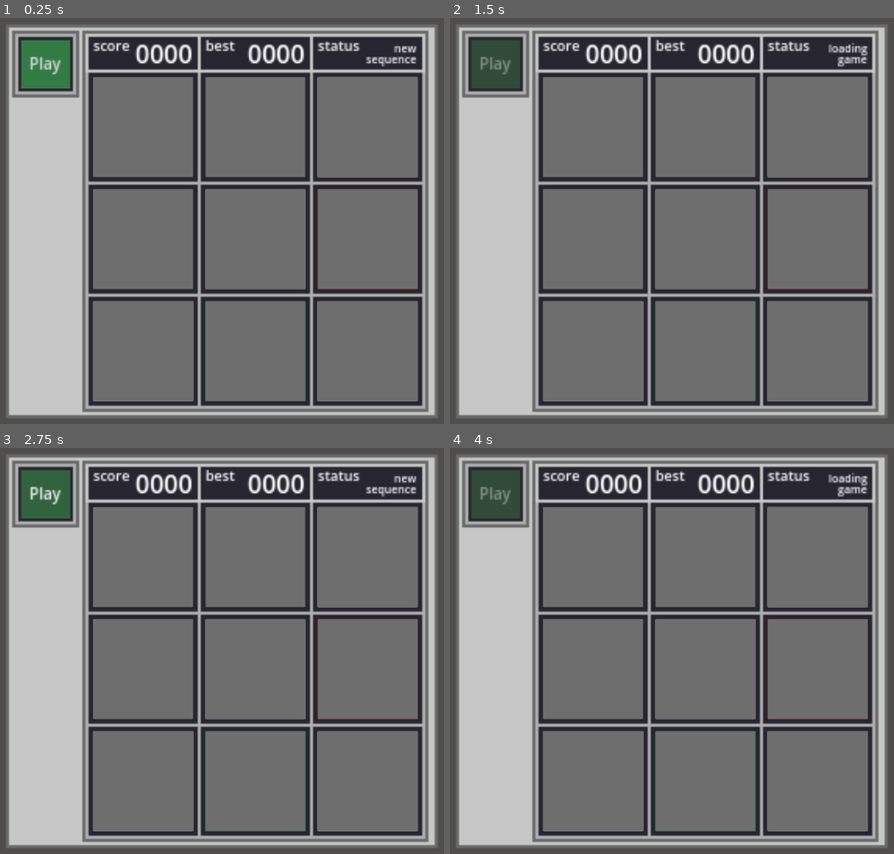
Above: before the commit, frames 1-4 (two rows, left to right).
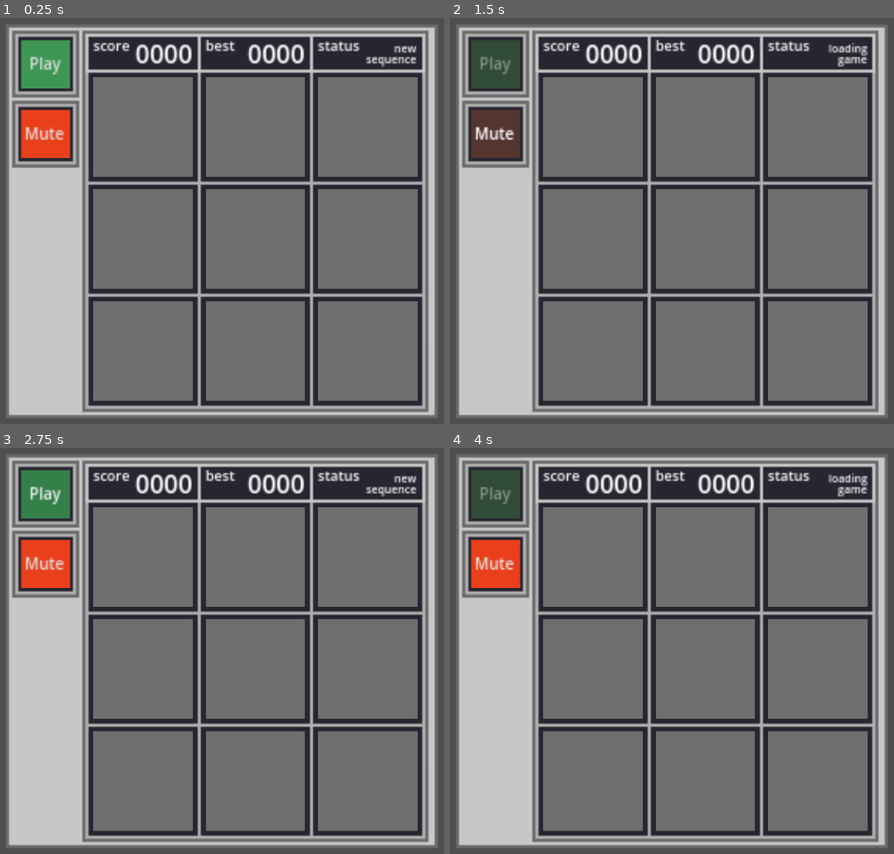
Above: after the commit, the same moments.

Repository: ethan-berkowitz/memoryGame
Game: Godot game, scene res://scenes/game.tscn
Same seed, same stepped clock (60 frames per second), same inputs: the game is played once before the commit and once after it.
Inputs (mouse positions are in pixels of both pictures, inside the frame that each line leads up to):
- Up to frame 1 (0.25 s): no input
- Up to frame 2 (1.5 s): click (494, 135) at 0.5 s, where only the run after the commit has a clickable "Mute"; click "Play" at 1.25 s
- Up to frame 3 (2.75 s): tap Enter at 2 s; tap C (C) at 2.1 s; tap R (R) at 2.3 s
- Up to frame 4 (4 s): click "Play" at 2.75 s; tap Space at 3.5 s; tap R (R) at 3.6 s; tap C (C) at 3.8 s

The runs differ from the first frame. In frame 1, 4.5% of the frame differs, in the area x 2-95%, y 5-95%; in frame 2, 3.4%; in frame 3, 4.5%; in frame 4, 3.4%.

Commit message:
added mute button and change display rate

Diff:
--- a/scenes/game.tscn
+++ b/scenes/game.tscn
@@ -10,16 +10,28 @@
 [ext_resource type="AudioStream" uid="uid://r243u3crc3aq" path="res://sounds/sequence_complete.mp3" id="8_5tvrg"]
 
 [sub_resource type="StyleBoxFlat" id="StyleBoxFlat_fvhv3"]
-bg_color = Color(0.196078, 0.482353, 0.270588, 1)
+bg_color = Color(0.243137, 0.588235, 0.333333, 1)
 
 [sub_resource type="StyleBoxFlat" id="StyleBoxFlat_v4rtc"]
-bg_color = Color(0.196078, 0.388235, 0.247059, 1)
+bg_color = Color(0.203922, 0.501961, 0.282353, 1)
 
 [sub_resource type="StyleBoxFlat" id="StyleBoxFlat_tnwdg"]
 bg_color = Color(0.196078, 0.482353, 0.270588, 1)
 
 [sub_resource type="StyleBoxFlat" id="StyleBoxFlat_cemhp"]
 bg_color = Color(0.188235, 0.294118, 0.215686, 1)
+
+[sub_resource type="StyleBoxFlat" id="StyleBoxFlat_iylu7"]
+bg_color = Color(0.913725, 0.247059, 0.105882, 1)
+
+[sub_resource type="StyleBoxFlat" id="StyleBoxFlat_kf17h"]
+bg_color = Color(0.85098, 0.227451, 0.101961, 1)
+
+[sub_resource type="StyleBoxFlat" id="StyleBoxFlat_tbums"]
+bg_color = Color(0.329412, 0.207843, 0.184314, 1)
+
+[sub_resource type="StyleBoxFlat" id="StyleBoxFlat_ac306"]
+bg_color = Color(0.490196, 0.164706, 0.0980392, 1)
 
 [node name="Game" type="Node2D"]
 
@@ -100,6 +112,21 @@
 theme_override_styles/disabled = SubResource("StyleBoxFlat_cemhp")
 text = "Play"
 
+[node name="MuteButton" type="Button" parent="Main"]
+offset_left = -150.0
+offset_top = -83.0
+offset_right = -119.0
+offset_bottom = -52.0
+focus_mode = 0
+mouse_default_cursor_shape = 2
+theme_override_font_sizes/font_size = 10
+theme_override_styles/normal = SubResource("StyleBoxFlat_iylu7")
+theme_override_styles/hover = SubResource("StyleBoxFlat_kf17h")
+theme_override_styles/pressed = SubResource("StyleBoxFlat_tbums")
+theme_override_styles/disabled = SubResource("StyleBoxFlat_ac306")
+toggle_mode = true
+text = "Mute"
+
 [node name="Labels" type="Node" parent="Main"]
 
 [node name="ScoreLabel" type="Label" parent="Main/Labels"]
--- a/scripts/main.gd
+++ b/scripts/main.gd
@@ -10,7 +10,7 @@
 @onready var b8: Button = $GridButtons/Button8
 @onready var b9: Button = $GridButtons/Button9
 @onready var play_button: Button = $PlayButton
-
+@onready var mute_button: Button = $MuteButton
 
 @onready var highscore_label = $Labels/HighscoreLabel
 @onready var score_label: Label = $Labels/ScoreLabel
@@ -40,15 +40,18 @@
 var		timer := 0.0
 
 # Round Start
-var		round_start_rate := 1
+const	round_start_rate := 1
 
 # Display
 enum	ds_states {START, DISPLAY_TIMER, IN_BETWEEN, LAST_TIMER}
+const	starting_display_rate := 1.0
+const 	min_display_rate := 0.25
+const	change_display_rate	:= 0.05
+const	display_in_between_rate := 0.25
+const	display_last_rate := 1.25
+const	correct_pattern_rate := 0.4
 var		ds_state := ds_states.START
-var		display_rate := 1
-var		display_in_between_rate := 0.1
-var		display_last_rate := 1.5
-var		correct_pattern_rate := 1
+var		display_rate := starting_display_rate
 
 # Patterns
 var		patterns = []
@@ -78,6 +81,12 @@
 func _process(delta):
 	if Input.is_action_just_pressed("R"):
 		get_tree().reload_current_scene()
+	if mute_button.button_pressed:
+		var bus_idx = AudioServer.get_bus_index("Master")
+		AudioServer.set_bus_mute(bus_idx, true)
+	else:
+		var bus_idx = AudioServer.get_bus_index("Master")
+		AudioServer.set_bus_mute(bus_idx, false)
 
 	match state:
 		states.START:
@@ -187,6 +196,7 @@
 
 func reset_game():
 	score = 0
+	display_rate = starting_display_rate
 	patterns.clear()
 	state = states.ROUND_START
 
@@ -202,16 +212,7 @@
 				buttons[i].correct = true
 				set_one_button_color(buttons[i], col_pressed)
 				if is_pattern_complete():
-					patterns_index += 1
-					highlight_correct_pattern()
-					status_label.text = txt_correct
-					if patterns_index < patterns.size():
-						status_label.text = txt_correct
-						snd_correct_pattern.play()
-					else:
-						status_label.text = txt_complete
-						snd_sequence_complete.play()
-					state = states.CORRECT_PATTERN
+					input_pattern_complete()
 					break
 				else:
 					snd_select.play()
@@ -222,6 +223,20 @@
 				status_label.text = txt_wrong
 				state = states.GAMEOVER
 				break
+
+func input_pattern_complete():
+	patterns_index += 1
+	highlight_correct_pattern()
+	status_label.text = txt_correct
+	if patterns_index < patterns.size():
+		status_label.text = txt_correct
+		snd_correct_pattern.play()
+	else:
+		status_label.text = txt_complete
+		snd_sequence_complete.play()
+	if display_rate > min_display_rate:
+		display_rate -= change_display_rate
+	state = states.CORRECT_PATTERN
 
 func is_pattern_complete():
 	for i in grid_size:
Binary file changed: assets/button_border.aseprite
Binary file changed: assets/button_border.png
Not shown: 1 places in scenes/game.tscn that only renumber resources
